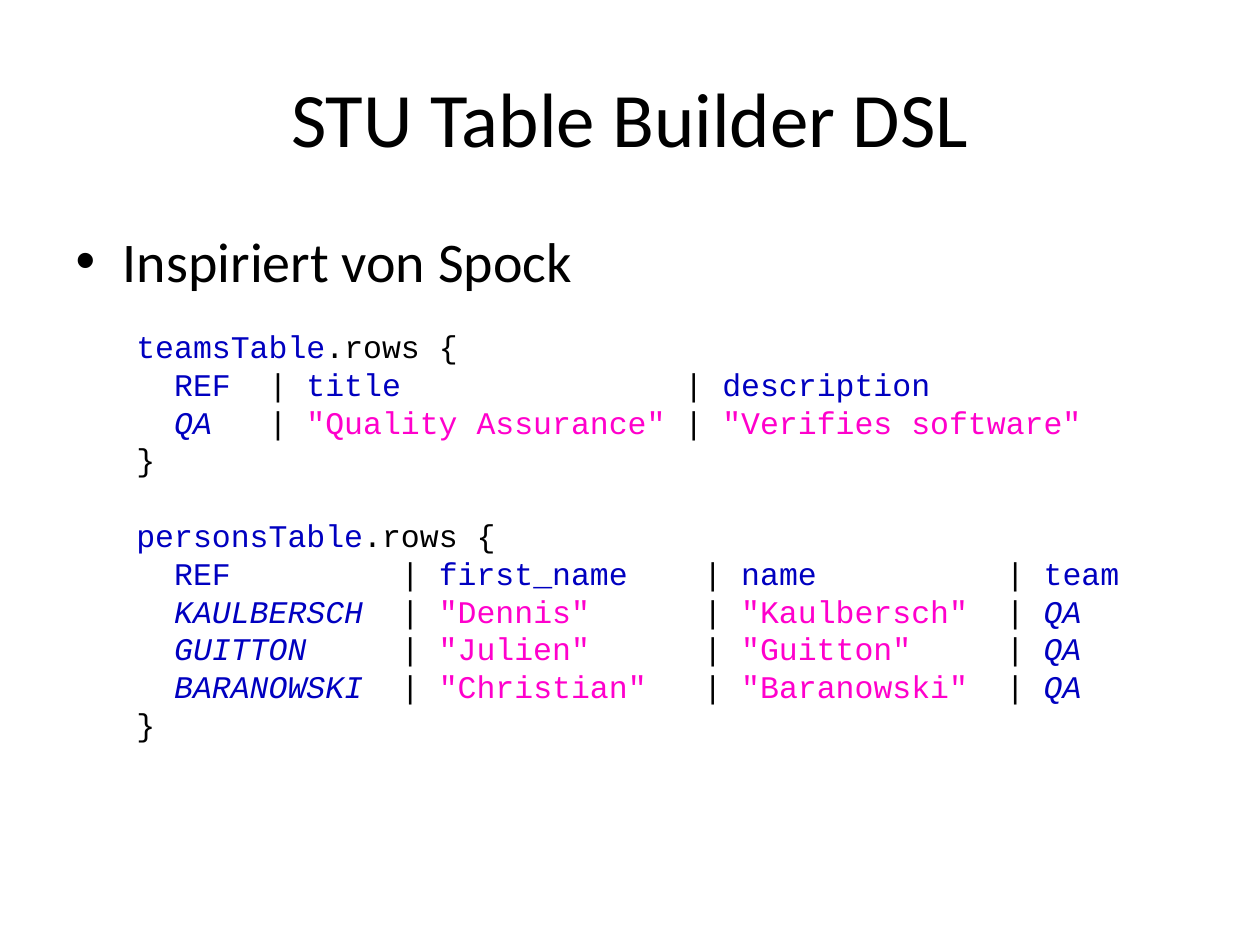
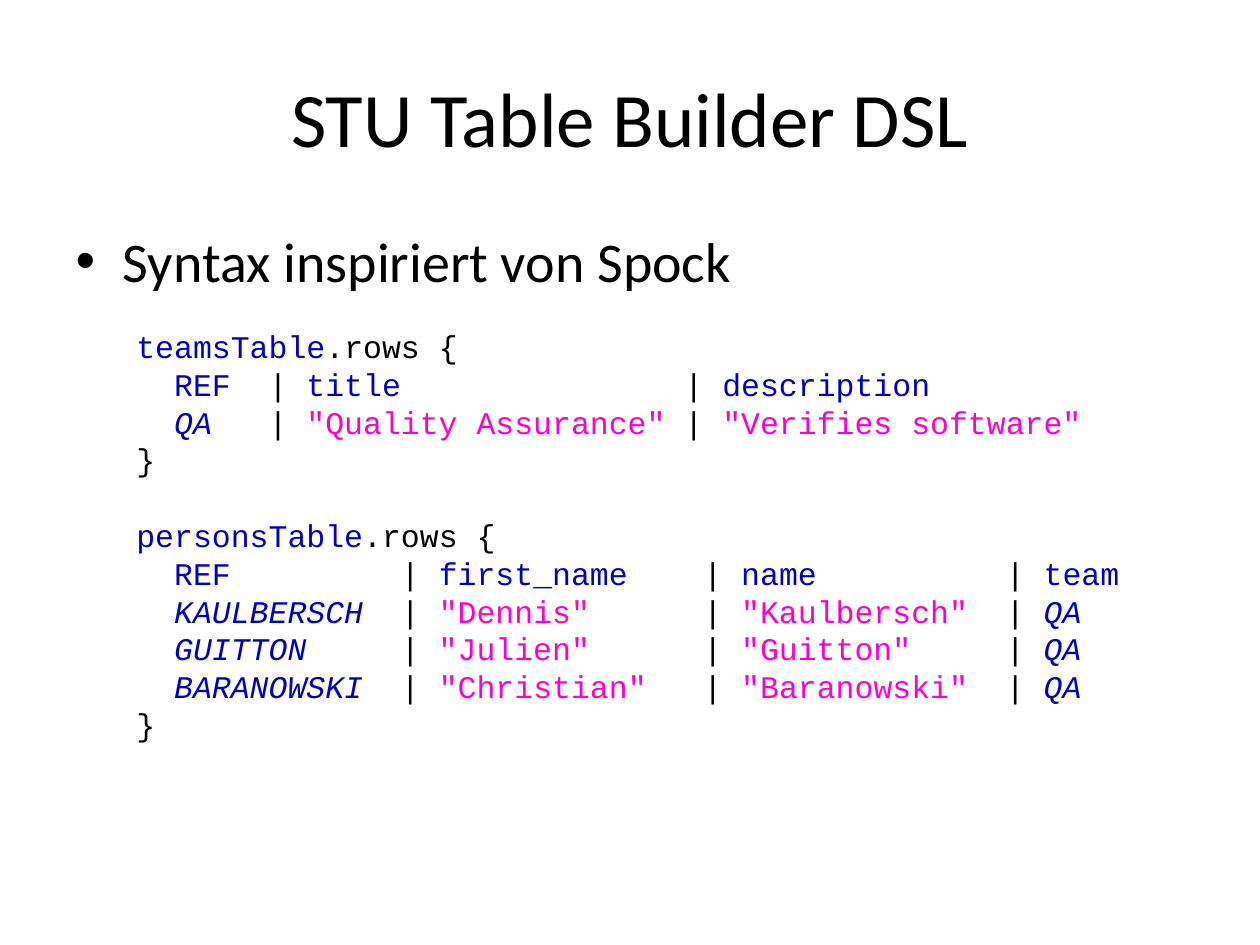
Before and after one commit to seerhein-lab/testdata-dsl, a slide deck: slide 5 of documentation/seitenbau/praesentation.pptx. Drawn at 1260x945 pixels with LibreOffice and Linux fonts; fonts in the diff are those of the drawing. Boxes give left, top, right and bottom in pixels: in the first picture for what was removed or moved away, otherwise in the second. Text is boxed around its words. In the diff, an @@ line names an element or a change of style, - is before the commit and + after.

```diff
--- a/documentation/seitenbau/praesentation.pptx
+++ b/documentation/seitenbau/praesentation.pptx
@@ text at [123,243,731,291]: text changed @@
-• Inspiriert von Spock
+• Syntax inspiriert von Spock
```
Also in this commit, not shown: 7 other slides changed.
